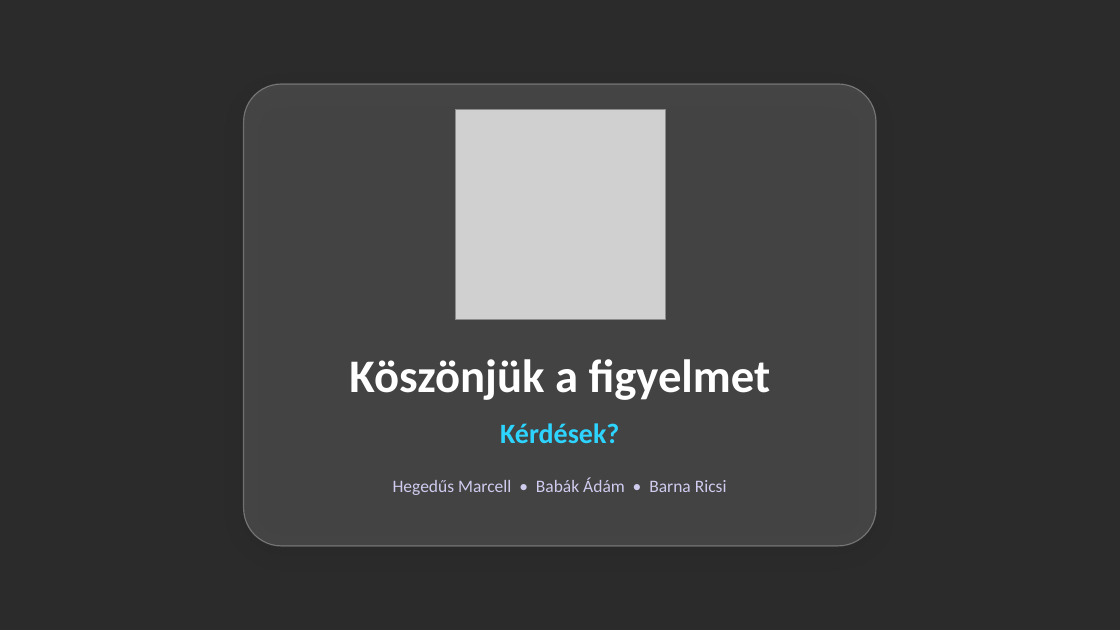
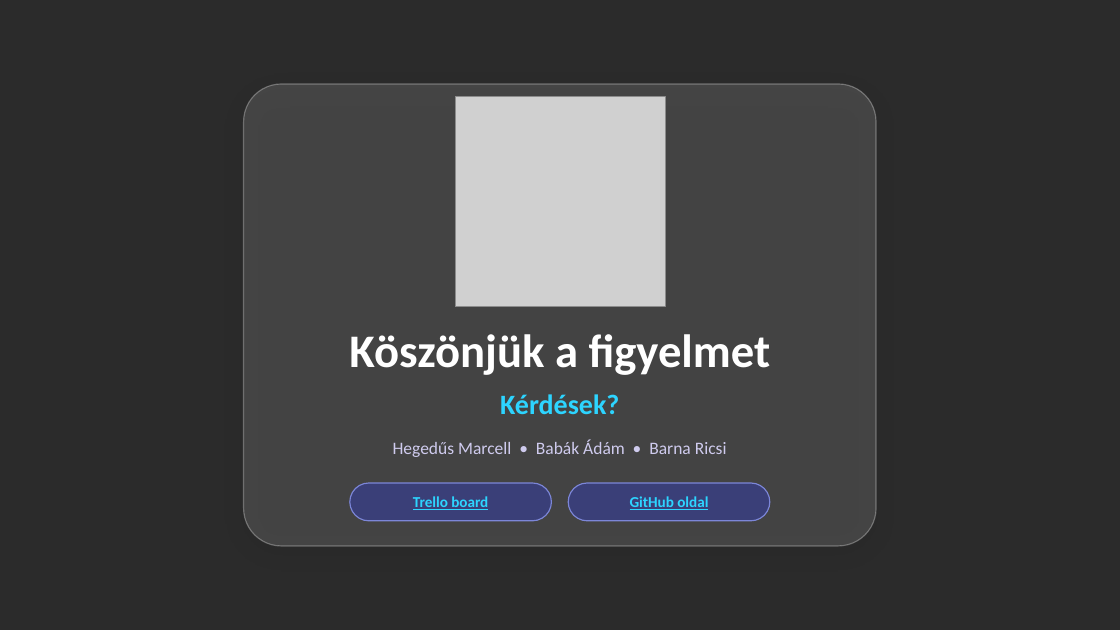
Before and after one commit to hegedusmarcell15/VAWES-Project, a slide deck: slide 10 of VAWES_sprint4.pptx. Drawn at 1120x630 pixels with LibreOffice and Linux fonts; fonts in the diff are those of the drawing; grey boxes stand for pictures; background and template pictures are left out; a plain dark background stands for a picture behind light text. Boxes give left, top, right and bottom in pixels: in the first picture for what was removed or moved away, otherwise in the second. Text is boxed around its words. In the diff, an @@ line names an element or a change of style, - is before the commit and + after.

Commit message:
ppt fix

```diff
--- a/VAWES_sprint4.pptx
+++ b/VAWES_sprint4.pptx
@@ picture: place and size @@
-picture at bbox=[455, 109, 665, 319]
+picture at bbox=[455, 97, 665, 307]
@@ title "Köszönjük a figyelmet": place and size @@
-title "Köszönjük a figyelmet" at bbox=[349, 359, 771, 400]
+title "Köszönjük a figyelmet" at bbox=[349, 334, 771, 375]
@@ text "Kérdések?": place and size @@
-text "Kérdések?" at bbox=[500, 423, 619, 443]
+text "Kérdések?" at bbox=[500, 394, 619, 414]
@@ text "Hegedűs Marcell • Babák Ádám ...": place and size @@
-text "Hegedűs Marcell • Babák Ádám ..." at bbox=[393, 477, 727, 495]
+text "Hegedűs Marcell • Babák Ádám ..." at bbox=[393, 440, 727, 457]
@@ rounded rectangle added at bbox=[350, 483, 552, 521], fill #3A3F78, outline #7C86D8 1 pt, 13 pt, text #2DD4FF, bold, underline @@
+Trello board
@@ rounded rectangle added at bbox=[568, 483, 770, 521], fill #3A3F78, outline #7C86D8 1 pt, 13 pt, text #2DD4FF, bold, underline @@
+GitHub oldal
```
